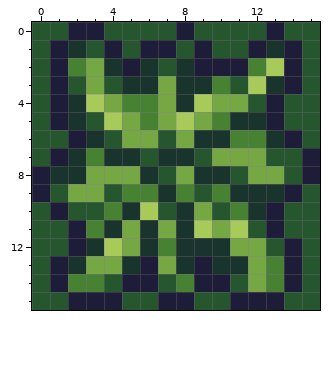
One commit to this pixel-art sprite: World/Bush2.png. That is the earlier state.
The file is 16x16 pixels.
Once edited:
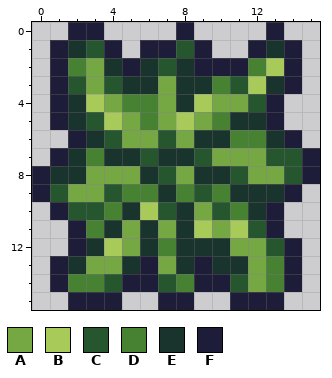
Palette (. is transparent): A #75a743  B #a8ca58  C #25562e  D #468232  E #19332d  F #1e1d39
Changes in this commit:
Changed rows in their new state; - is an unchanged pixel.
first column x 0:
 0 ..--....-....-..
 1 .----.----..---.
 2 .--------------.
 3 .--------------.
 4 .-------------..
 5 .-------------..
 6 ..-------------.
 7 .---------------
 9 ---------------.
10 .-------------..
11 ..------------..
12 ..-------------.
13 .--------------.
14 .--------------.
15 ..---..--..---..
Boxes around the changes in both pictures, in picture pixels (x1, y1, x2, y2):
erased: (32, 22, 320, 310)
